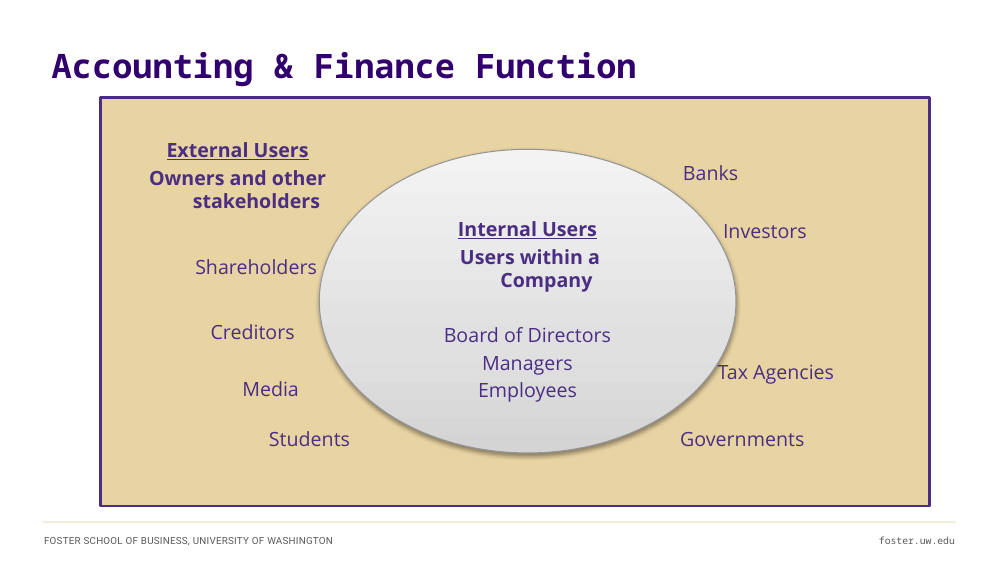
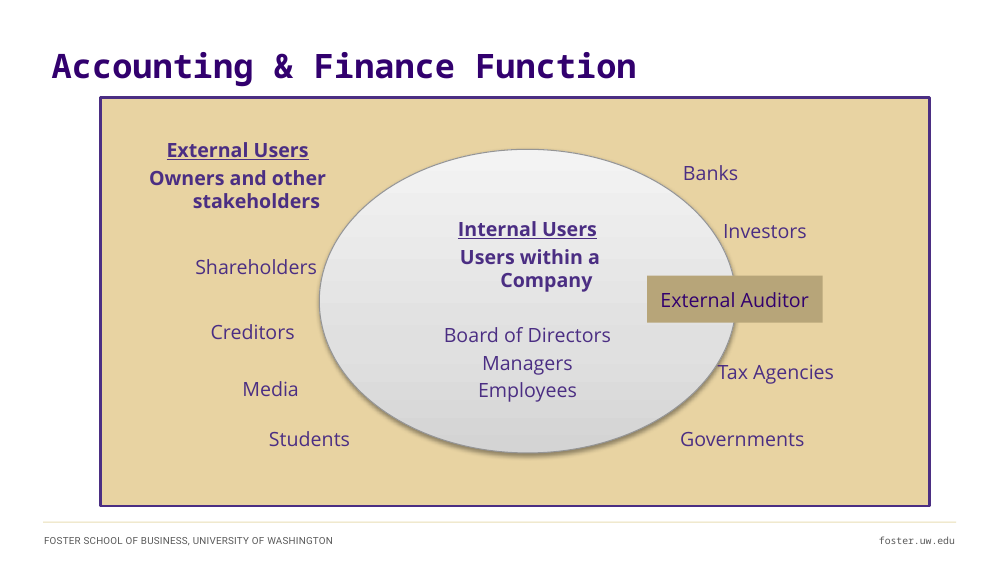
Before and after one commit to ashercurtis/slides.io, a slide deck: slide 9 of BUS AN_500/BUS AN500Class01_2026.pptx. Drawn at 1008x567 pixels with LibreOffice and Linux fonts; fonts in the diff are those of the drawing. Boxes give left, top, right and bottom in pixels: in the first picture for what was removed or moved away, otherwise in the second. Text is boxed around its words. In the diff, an @@ line names an element or a change of style, - is before the commit and + after.

```diff
--- a/BUS AN_500/BUS AN500Class01_2026.pptx
+++ b/BUS AN_500/BUS AN500Class01_2026.pptx
@@ rectangle added at box(647, 276, 823, 324), fill #B7A579, 14 pt, text #32006E @@
+External Auditor
```
Also in this commit, not shown: 11 other slides changed, 9 slides added, 3 slides removed, 1 other file.
